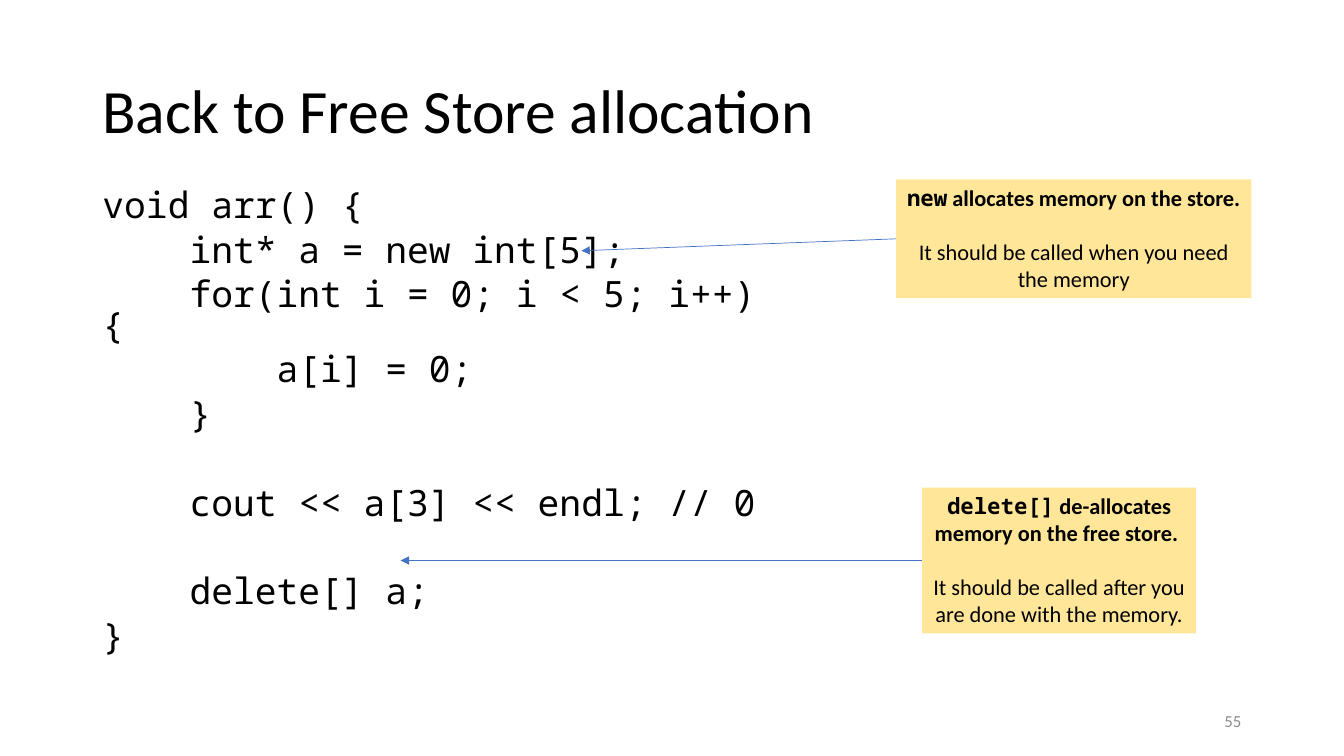
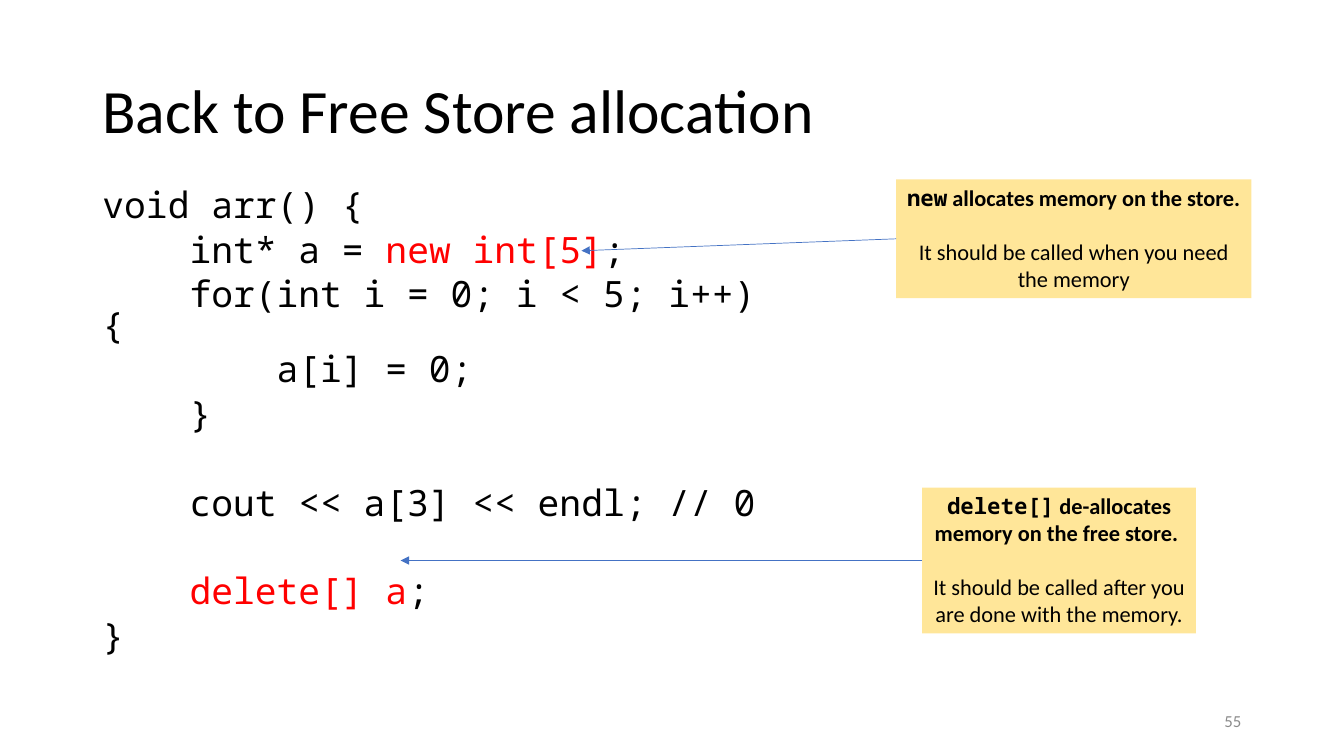
Before and after one commit to tjd1234/cmpt135spring2024, a slide deck: slide 55 of sample_code/week5/week5_cmpt135.pptx. Drawn at 1344x756 pixels with LibreOffice and Linux fonts; fonts in the diff are those of the drawing. Boxes give left, top, right and bottom in pixels: in the first picture for what was removed or moved away, otherwise in the second. Text is boxed around its words. In the diff, an @@ line names an element or a change of style, - is before the commit and + after.

```diff
--- a/sample_code/week5/week5_cmpt135.pptx
+++ b/sample_code/week5/week5_cmpt135.pptx
@@ text at bbox=[190, 235, 625, 610]: text colour #000000 to #FF0000 in "new int[5];", "delete[] a;" @@
```
Also in this commit, not shown: 39 other slides changed, 3 other files.
